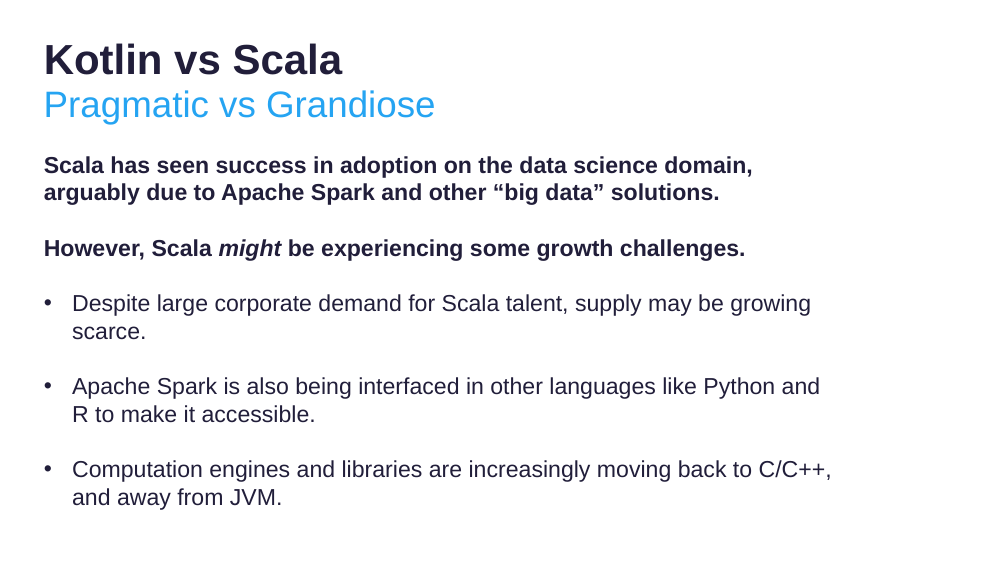
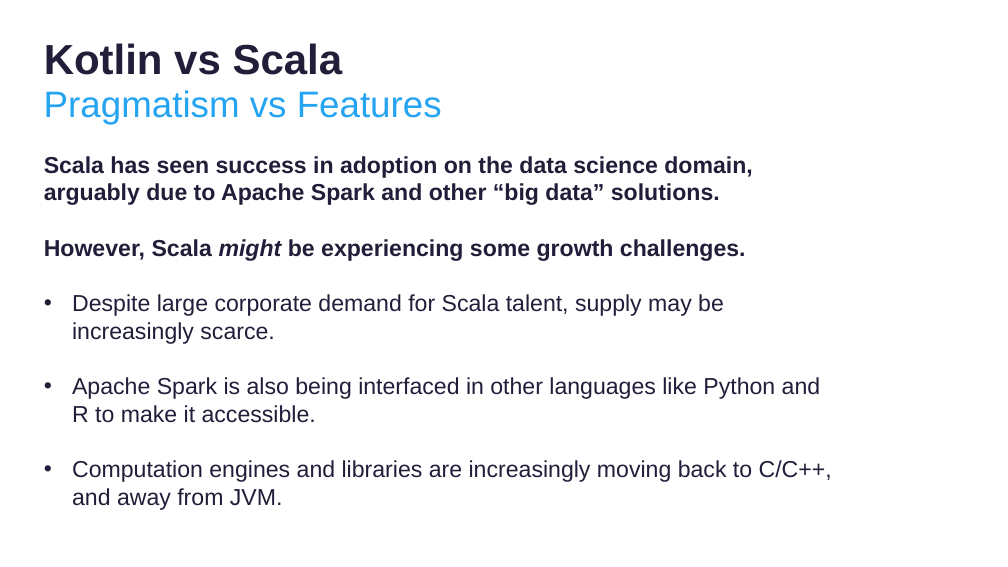
Before and after one commit to thomasnield/kotlinconf-datascience-talk, a slide deck: slide 24 of kotlin_for_data_science.pptx. Drawn at 1008x567 pixels with LibreOffice and Linux fonts; fonts in the diff are those of the drawing; background and template pictures are left out. Boxes give left, top, right and bottom in pixels: in the first picture for what was removed or moved away, otherwise in the second. Text is boxed around its words. In the diff, an @@ line names an element or a change of style, - is before the commit and + after.

```diff
--- a/kotlin_for_data_science.pptx
+++ b/kotlin_for_data_science.pptx
@@ text at bbox=[44, 90, 442, 124]: text changed @@
-Pragmatic vs Grandiose
+Pragmatism vs Features
@@ text at bbox=[72, 294, 724, 344]: text changed @@
-• Despite large corporate demand for Scala talent, supply may be growing scarce.
+• Despite large corporate demand for Scala talent, supply may be increasingly scarce.
```
Also in this commit, not shown: 4 other slides changed.
